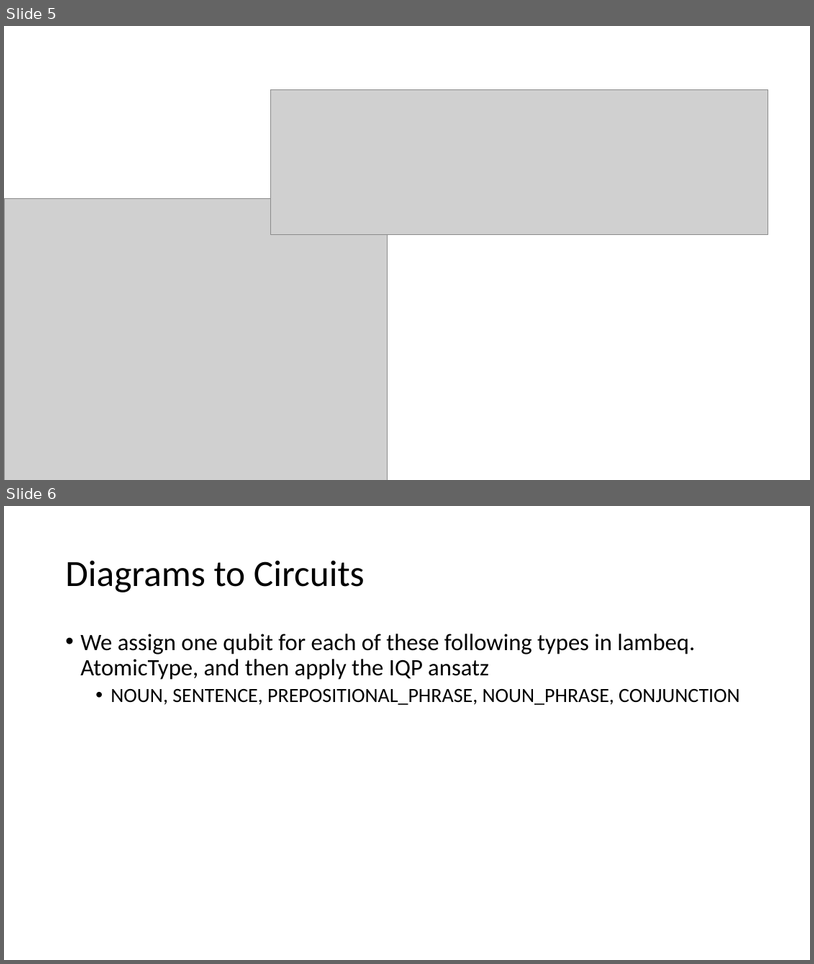
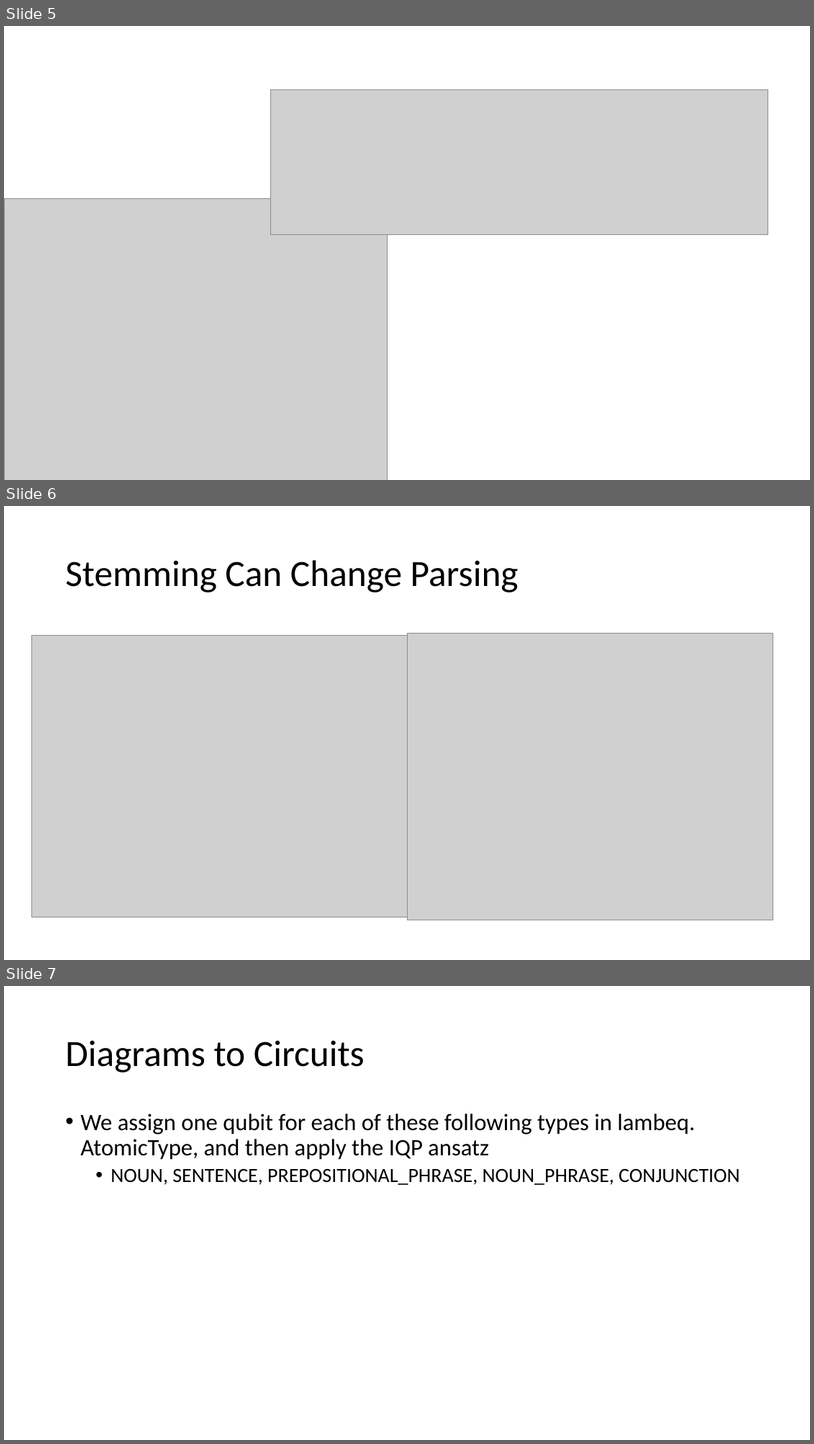
Before and after one commit to peiyong-addwater/Hackathon-QNLP, a slide deck: Presentation.pptx. Shown one above the other, each under a label of ours: slides 5 and 6 before the commit, slides 5, 6 and 7 after it. The pictures are 814x964 and 814x1444 pixels, drawn with LibreOffice and Linux fonts; fonts in the diff are those of the drawing; grey boxes stand for pictures. Boxes give left, top, right and bottom in pixels: in the first picture for what was removed or moved away, otherwise in the second. Text is boxed around its words. In the diff, an @@ line names an element or a change of style, - is before the commit and + after.

Commit message:
update_ppt

```diff
--- a/Presentation.pptx
+++ b/Presentation.pptx
@@ slide 6 added at (x1=4, y1=506, x2=810, y2=960), background #FFFFFF @@
@@ title added at (x1=65, y1=560, x2=519, y2=592), 44 pt, text #000000 @@
+Stemming Can Change Parsing
@@ picture added at (x1=407, y1=633, x2=774, y2=920) @@
@@ picture added at (x1=32, y1=636, x2=415, y2=917) @@
@@ what was slide 6 is now slide 7 @@
```
Also in this commit, not shown: 5 other slides added.
